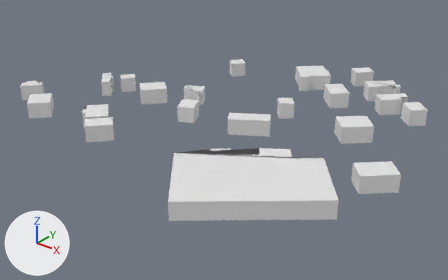
The glTF model output/glb/tile_116.glb as it was, and as the next commit left it.
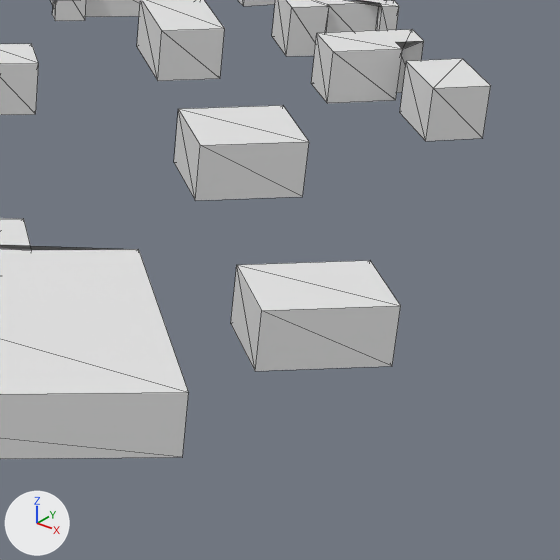
Old and new are each drawn whole from a 50 mm camera at (233.2, -269.7, 157.0) aimed at (15.8, 2.1, -11.5) and again close up on the part from 63% to 100% of the width and 30% to 89% of the height. The lights are fixed; the arrows at lower left show +X, +Y and +Z. The older version's two pictures come first. The close-ups show mesh edges as thin lines.
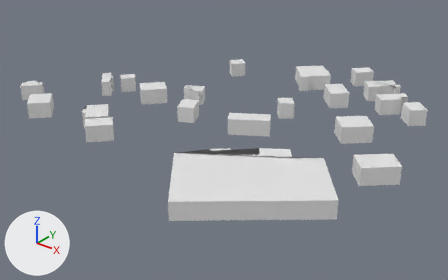
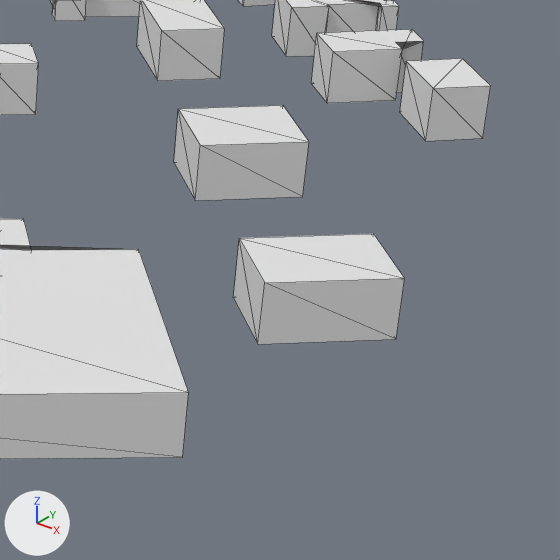
Where the change shows, as pixel boxes (x1, y1, x2, y2) in the close-ups (560 x 560 px; the box of a moved part takes in the faces that stretch with it):
```json
{"part": 1, "of": "me_mesh_0", "change": "moved or reshaped", "before": [231, 260, 401, 371], "after": [233, 234, 405, 344]}
```

Scene script edits in JSON lines:
```json
{"block": "me_mesh_0", "where": "me_mesh_0.from_pydata(...)  # 252 vertices, 334 faces; spans x -121.0..135.0, y -102.0..113.0, z -4.0..15.0"}
{"block": "me_mesh_0", "where": "# used by ob_mesh_0; location = (0.0, 0.0, 0.0)"}
{"block": "me_mesh_0", "change": "me_mesh_0 part 1: the loose piece of 8 vertices spanning x 111.0..135.0, y -23.0..1.0, z 0.0..10.0 is moved by (0.0, 0.0, 4.0)"}
```
